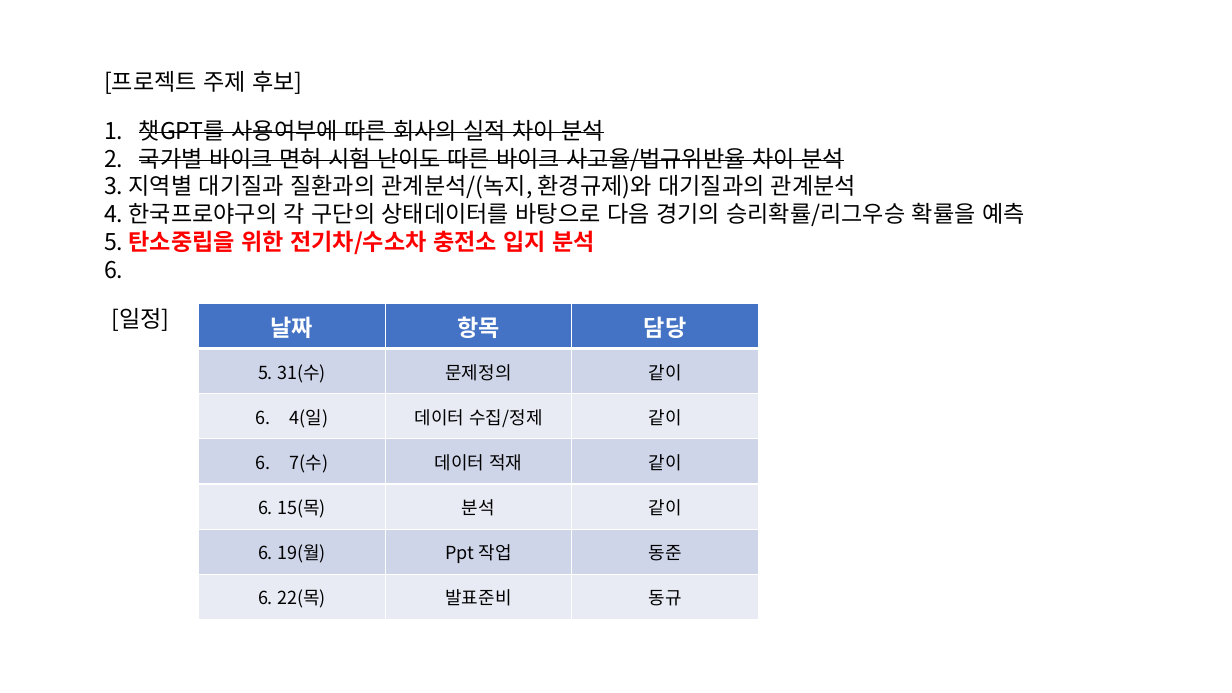
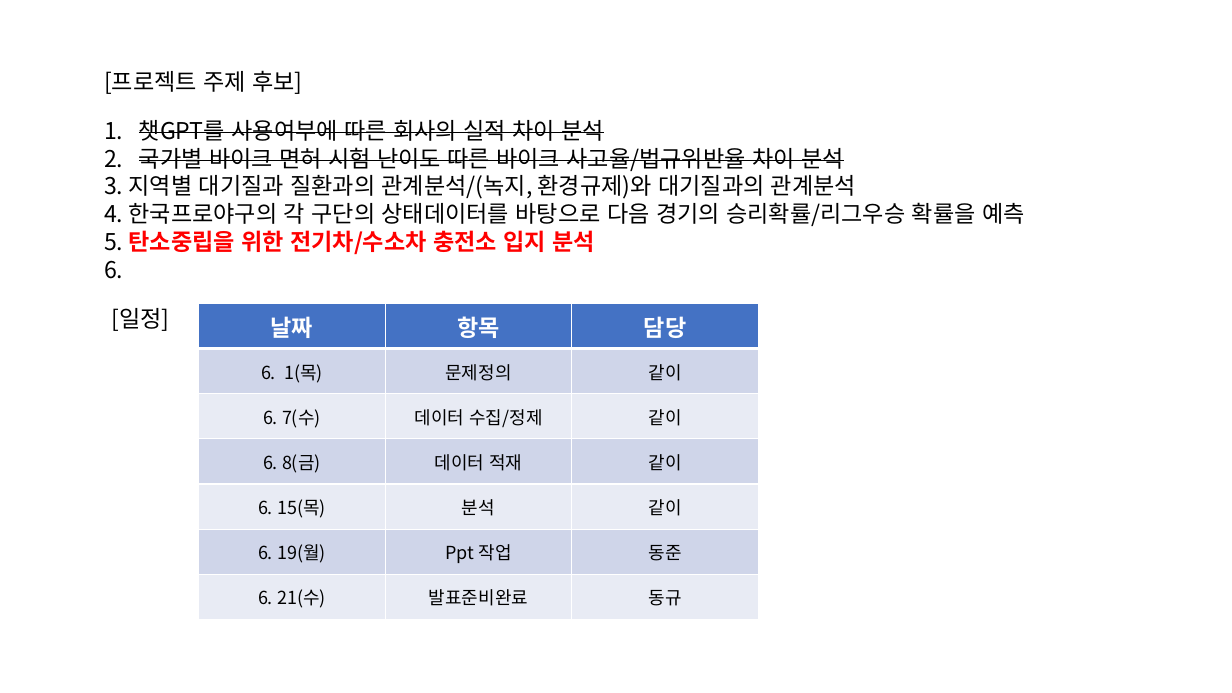
Before and after one commit to worldjohn/nb_team3, a slide deck: slide 1 of 프로젝트 계획.pptx. Drawn at 1232x693 pixels with LibreOffice and Linux fonts; fonts in the diff are those of the drawing. Boxes give left, top, right and bottom in pixels: in the first picture for what was removed or moved away, otherwise in the second. Text is boxed around its words. In the diff, an @@ line names an element or a change of style, - is before the commit and + after.

```diff
--- a/프로젝트 계획.pptx
+++ b/프로젝트 계획.pptx
@@ table at [199,304,759,620] @@
-row 2, column 1: 5. 31(수)
+row 2, column 1: 6. 1(목)
-row 3, column 1: 4(일)
+row 3, column 1: 6. 7(수)
-row 4, column 1: 7(수)
+row 4, column 1: 6. 8(금)
-row 7, column 1: 6. 22(목)
+row 7, column 1: 6. 21(수)
-row 7, column 2: 발표준비
+row 7, column 2: 발표준비완료
```
Also in this commit, not shown: 2 slides removed.
